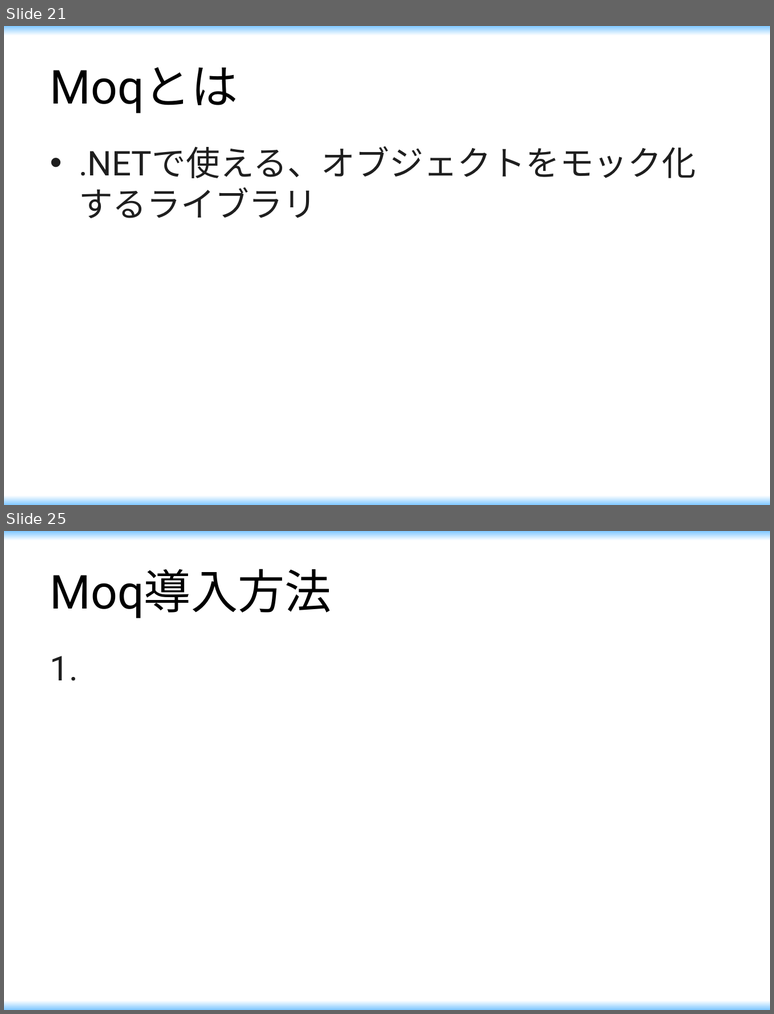
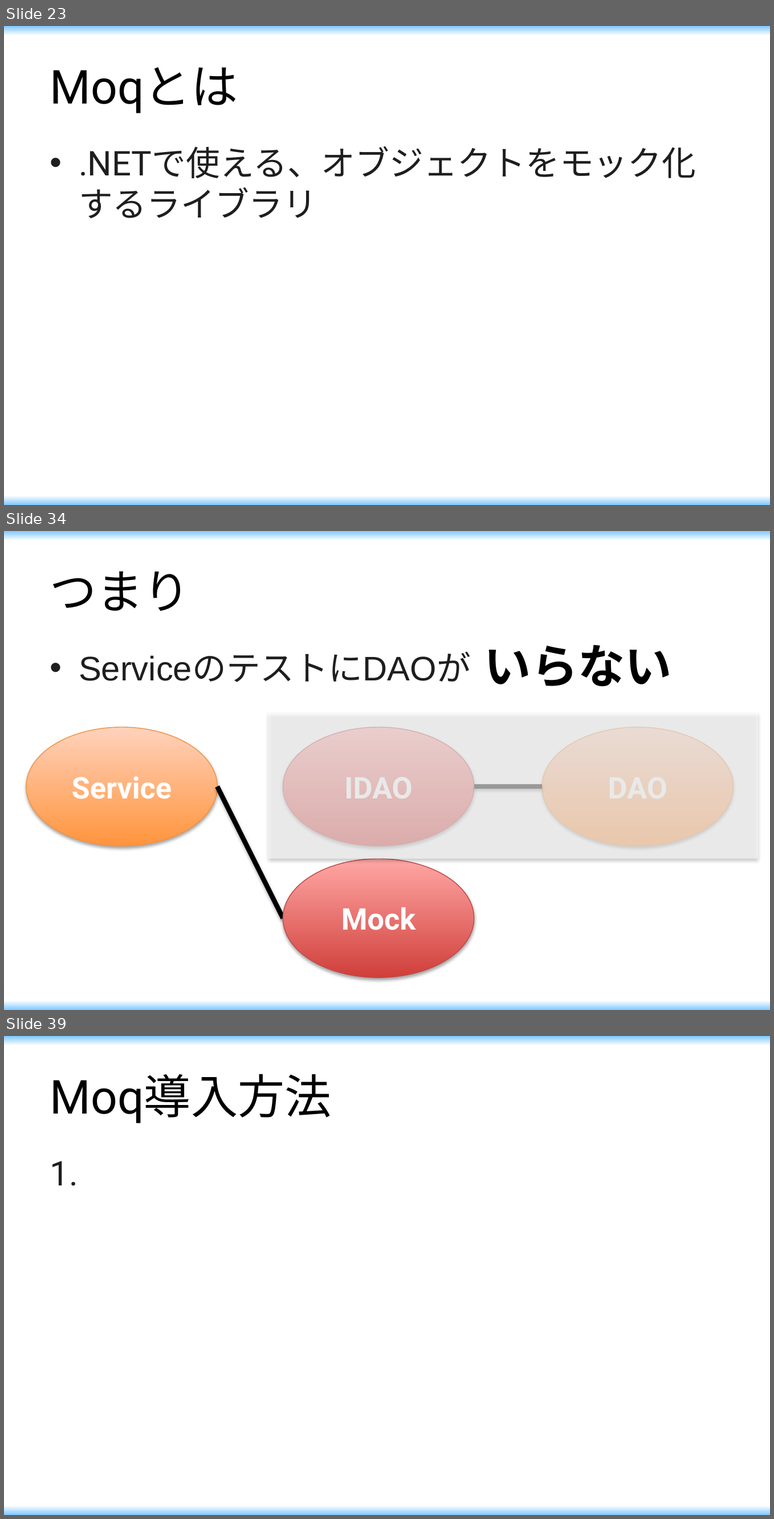
Before and after one commit to maikitakeda/first, a slide deck: document/勉強会.pptx. Shown one above the other, each under a label of ours: slides 21 and 25 before the commit, slides 23, 34 and 39 after it; the slides between them are not shown. The pictures are 774x1014 and 774x1519 pixels, drawn with LibreOffice and Linux fonts; fonts in the diff are those of the drawing. Boxes give left, top, right and bottom in pixels: in the first picture for what was removed or moved away, otherwise in the second. Text is boxed around its words. In the diff, an @@ line names an element or a change of style, - is before the commit and + after.

```diff
--- a/document/勉強会.pptx
+++ b/document/勉強会.pptx
@@ slide 34 added at [4,531,770,1010], background gradient #80C8FF to #FFFFFF @@
@@ title added at [50,571,190,611], 44 pt, text #000000 @@
+つまり
@@ text added at [485,645,671,687], 44 pt, text #000000, bold @@
+いらない
@@ text added at [79,653,471,682], 32 pt, text #1E1E1E @@
+• ServiceのテストにDAOが
@@ rectangle added at [268,713,758,858], fill #FFFFFF at 60% opacity @@
@@ ellipse added at [26,727,217,846], fill gradient #FF953E to #FFD2BD, outline #F69240 0.75 pt, 28 pt, text #FFFFFF, bold @@
+Service
@@ ellipse added at [283,727,474,846], fill gradient #D1403C to #FFA6A5, outline #BF4C48 0.75 pt, 28 pt, text #FFFFFF, bold @@
+IDAO
@@ ellipse added at [543,727,733,846], fill gradient #FF953E to #FFD2BD, outline #F69240 0.75 pt @@
@@ line added from (283, 918) to (217, 786), #000000 4.5 pt @@
@@ line added from (543, 786) to (474, 786), #000000 4.5 pt @@
@@ ellipse added at [283,859,474,978], fill gradient #D1403C to #FFA6A5, outline #BF4C48 0.75 pt, 28 pt, text #FFFFFF, bold @@
+Mock
@@ what was slide 21 is now slide 23 @@
@@ what was slide 25 is now slide 39 @@
```
Also in this commit, not shown: 3 slides changed, 21 other slides added, 1 slide removed.
